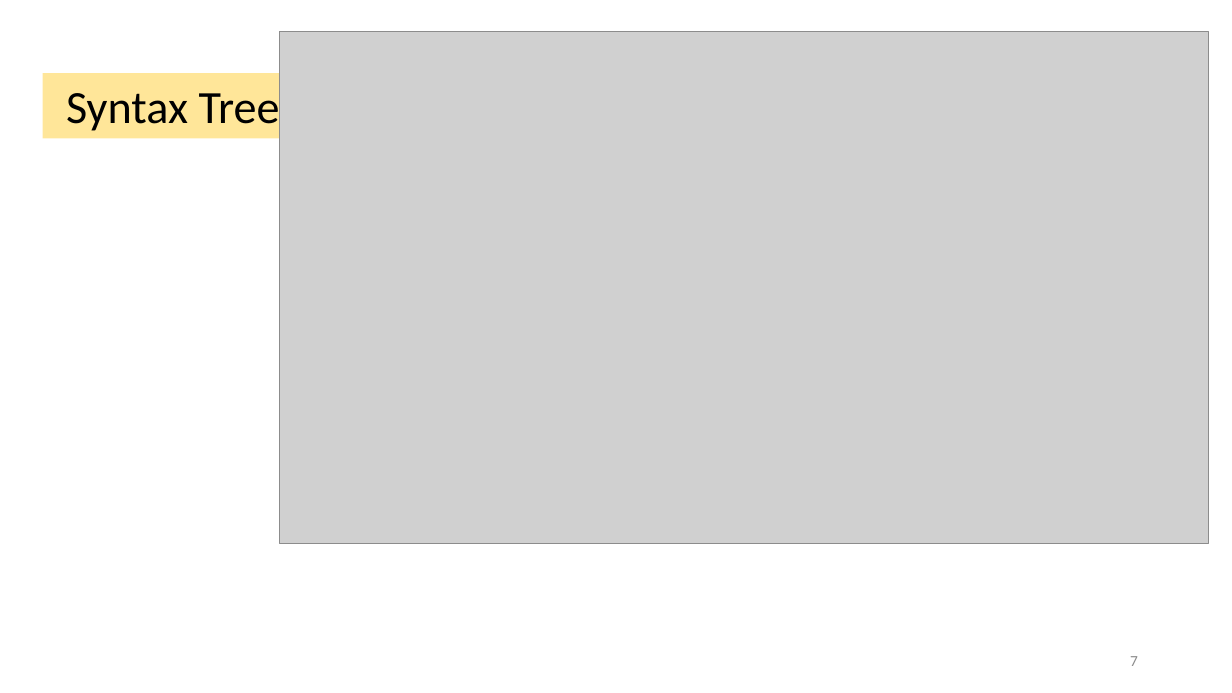
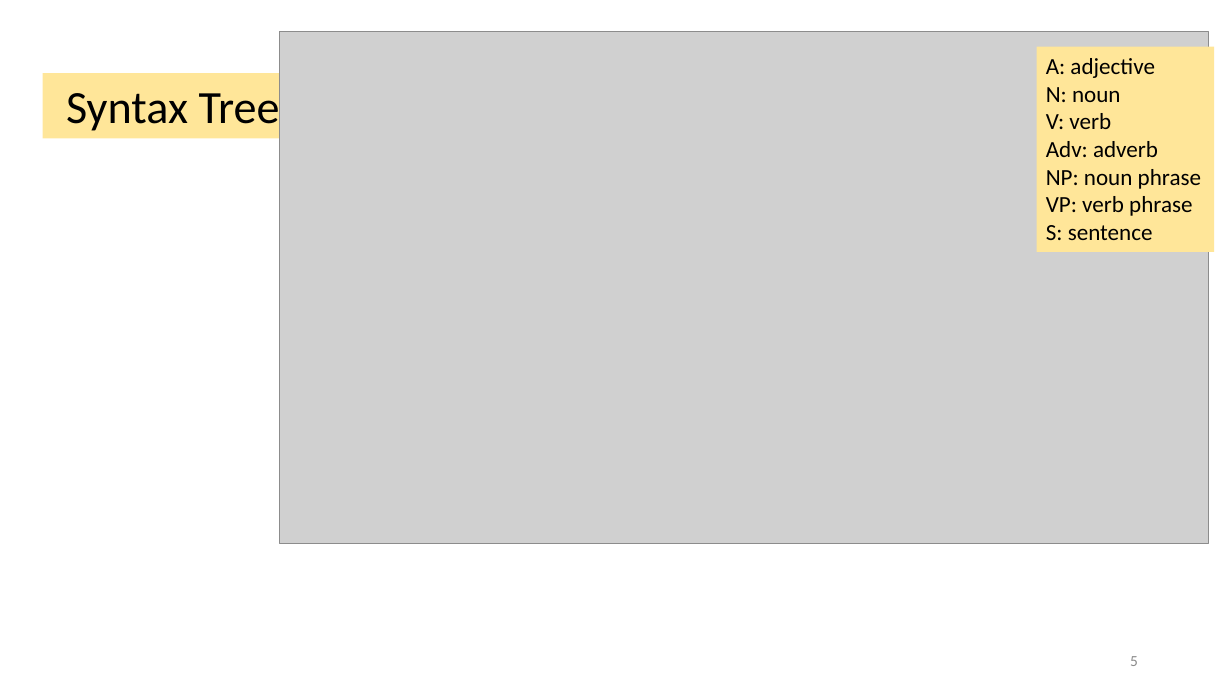
Before and after one commit to tjd1234/cmpt225fall2023, a slide deck: slide 5 of lecture_notes/week5/week5_trees.pptx (slide 7 before the commit). Drawn at 1232x693 pixels with LibreOffice and Linux fonts; fonts in the diff are those of the drawing; grey boxes stand for pictures. Boxes give left, top, right and bottom in pixels: in the first picture for what was removed or moved away, otherwise in the second. Text is boxed around its words. In the diff, an @@ line names an element or a change of style, - is before the commit and + after.

```diff
--- a/lecture_notes/week5/week5_trees.pptx
+++ b/lecture_notes/week5/week5_trees.pptx
@@ rectangle added at bbox=[1037, 47, 1214, 252], fill #FFE699, 18 pt, text #000000 @@
+A: adjective
+N: noun
+V: verb
+Adv: adverb
+NP: noun phrase
+VP: verb phrase
+S: sentence
@@ page number at bbox=[1130, 656, 1138, 666]: text changed @@
-7
+5
```
Also in this commit, not shown: 4 other slides changed, 2 slides added, 2 slides removed, 3 other files.
